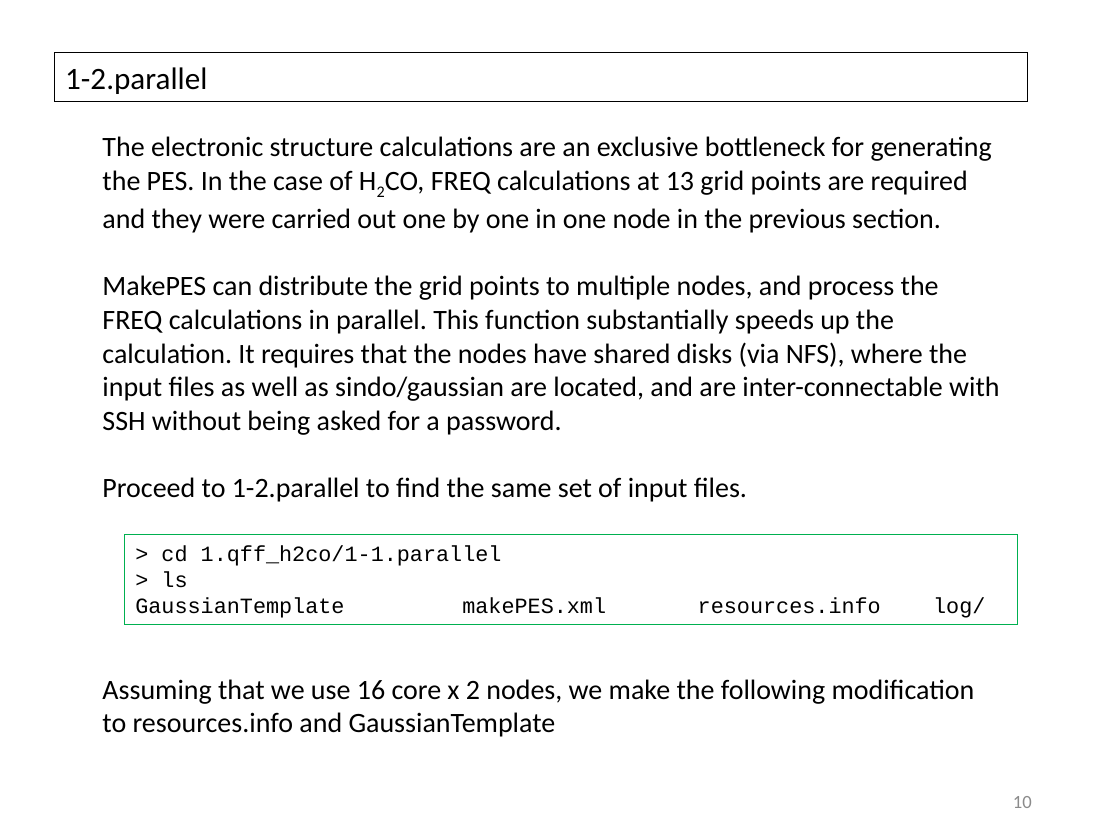
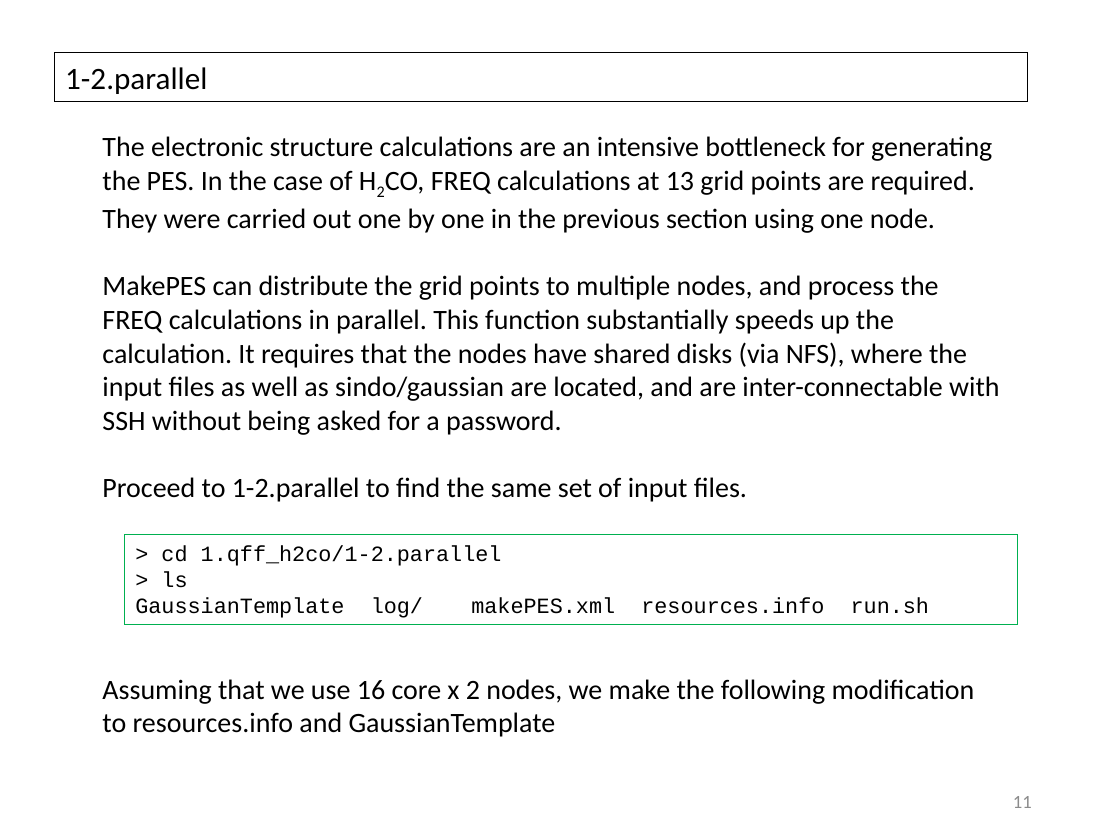
Before and after one commit to yagikiyoshi/sindo, a slide deck: slide 12 of doc/MakePES/usage_MakePES.pptx (slide 11 before the commit). Drawn at 1120x840 pixels with LibreOffice and Linux fonts; fonts in the diff are those of the drawing. Boxes give left, top, right and bottom in pixels: in the first picture for what was removed or moved away, otherwise in the second. Text is boxed around its words. In the diff, an @@ line names an element or a change of style, - is before the commit and + after.

```diff
--- a/doc/MakePES/usage_MakePES.pptx
+++ b/doc/MakePES/usage_MakePES.pptx
@@ text at <box>102,136,992,233</box>: text changed @@
-The electronic structure calculations are an exclusive bottleneck for generating the PES. In the case of H2CO, FREQ calculations at 13 grid points are required and they were carried out one by one in one node in the previous section.
+The electronic structure calculations are an intensive bottleneck for generating the PES. In the case of H2CO, FREQ calculations at 13 grid points are required. They were carried out one by one in the previous section using one node.
@@ text in rectangle at <box>161,545,502,566</box>: text changed @@
-> cd 1.qff_h2co/1-1.parallel
+> cd 1.qff_h2co/1-2.parallel
@@ text in rectangle at <box>135,598,929,618</box>: text changed @@
-GaussianTemplate makePES.xml resources.info log/
+GaussianTemplate log/ makePES.xml resources.info run.sh
@@ page number at <box>1013,796,1032,808</box>: text changed @@
-10
+11
```
Also in this commit, not shown: 33 other slides changed, 10 slides added, 5 slides removed, 1 other file.
